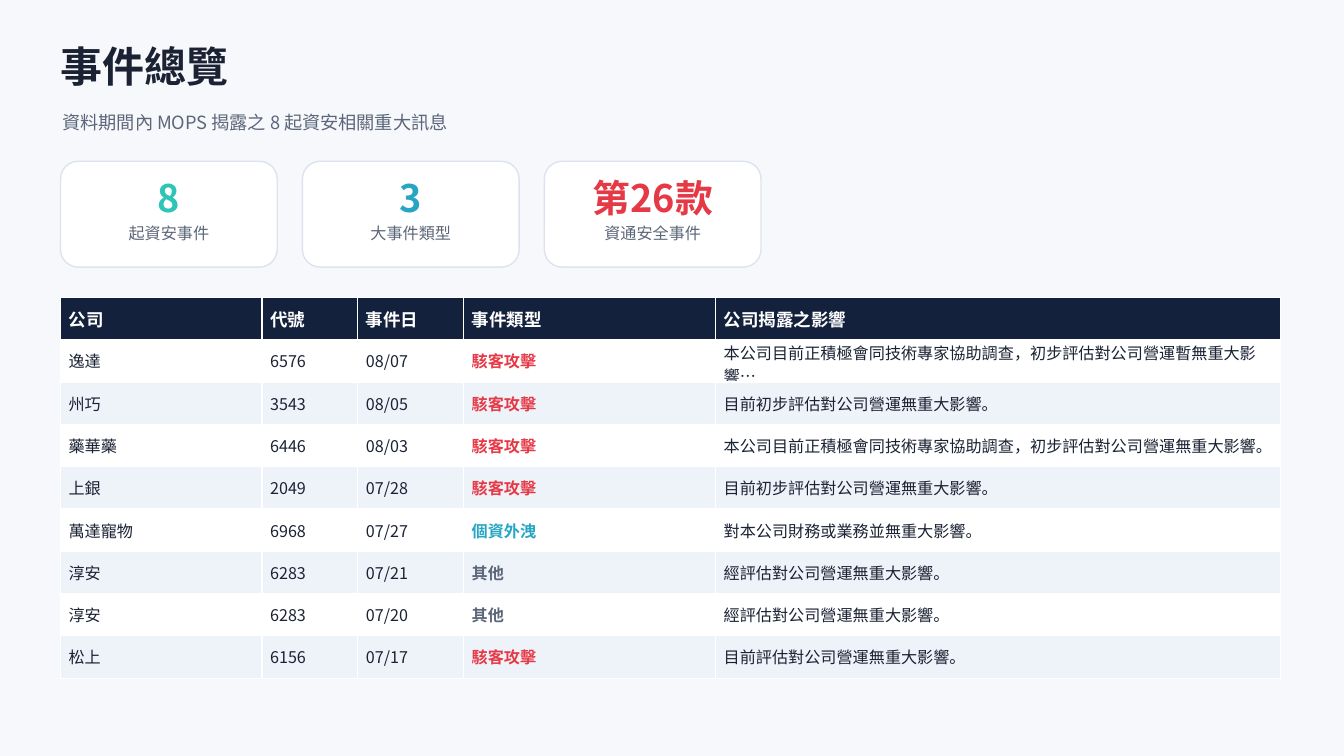
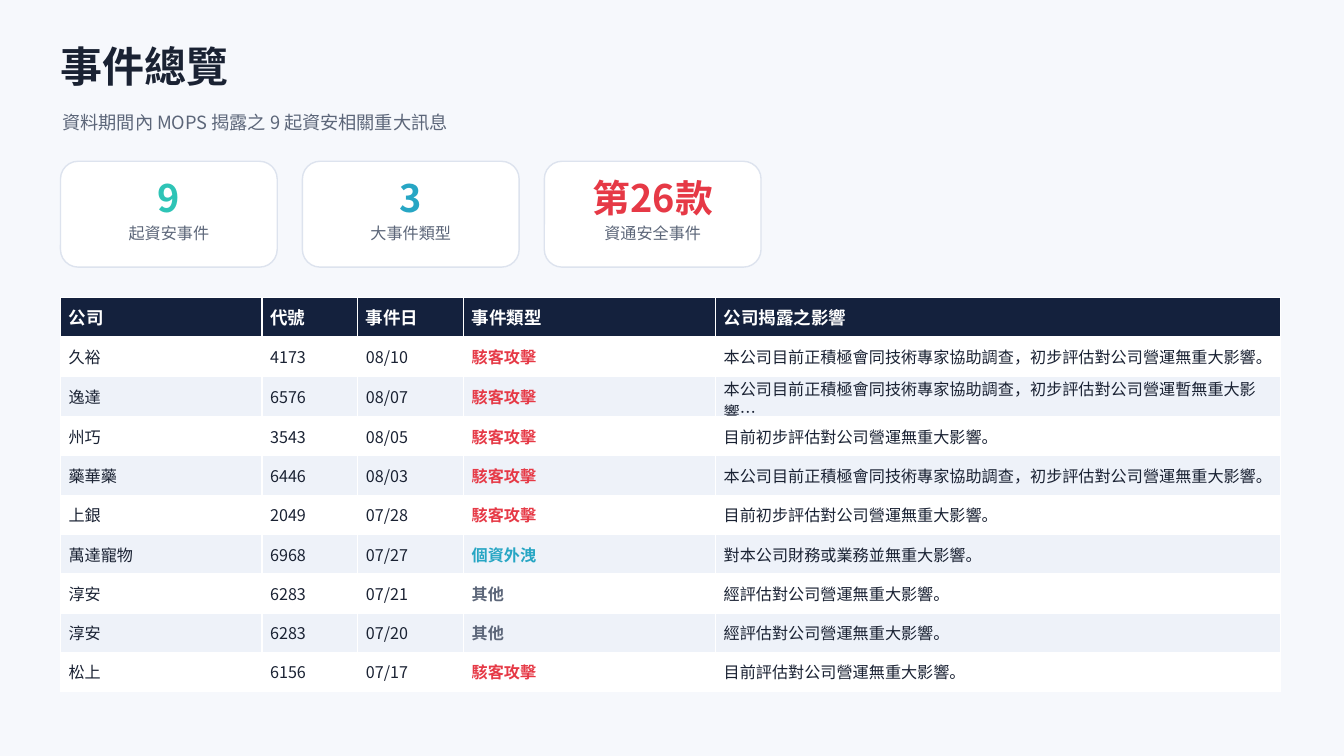
Before and after one commit to Johnnylin77/mops-isec-monitor, a slide deck: slide 2 of 資安事件因應分析.pptx. Drawn at 1344x756 pixels with LibreOffice and Linux fonts; fonts in the diff are those of the drawing. Boxes give left, top, right and bottom in pixels: in the first picture for what was removed or moved away, otherwise in the second. Text is boxed around its words. In the diff, an @@ line names an element or a change of style, - is before the commit and + after.

Commit message:
MOPS report: 2026-08-11

```diff
--- a/資安事件因應分析.pptx
+++ b/資安事件因應分析.pptx
@@ text at bbox=[62, 113, 447, 131]: text changed @@
-資料期間內 MOPS 揭露之 8 起資安相關重大訊息
+資料期間內 MOPS 揭露之 9 起資安相關重大訊息
@@ text at bbox=[158, 183, 180, 213]: text changed @@
-8
+9
@@ table at bbox=[60, 297, 1280, 691] @@
+row 2: 久裕 | 4173 | 08/10 | 駭客攻擊 | 本公司目前正積極會同技術專家協助調查，初步評估對公司營運無重大影響。
```
Also in this commit, not shown: 5 other slides changed, 1 slide added, 2 other files.
